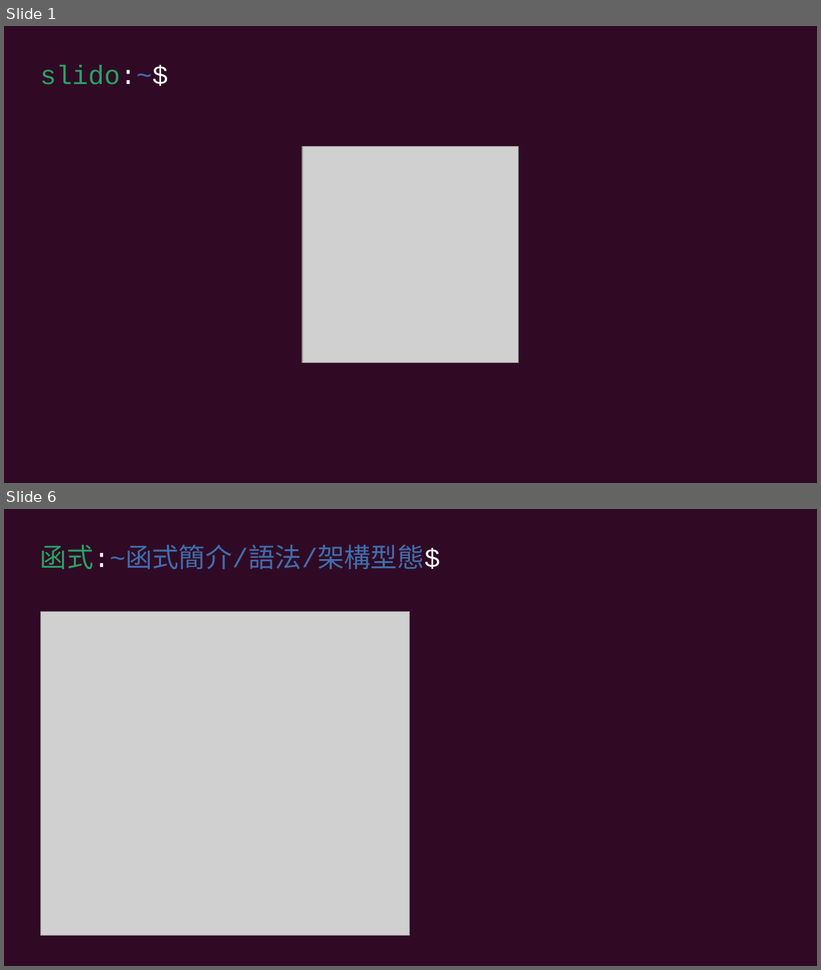
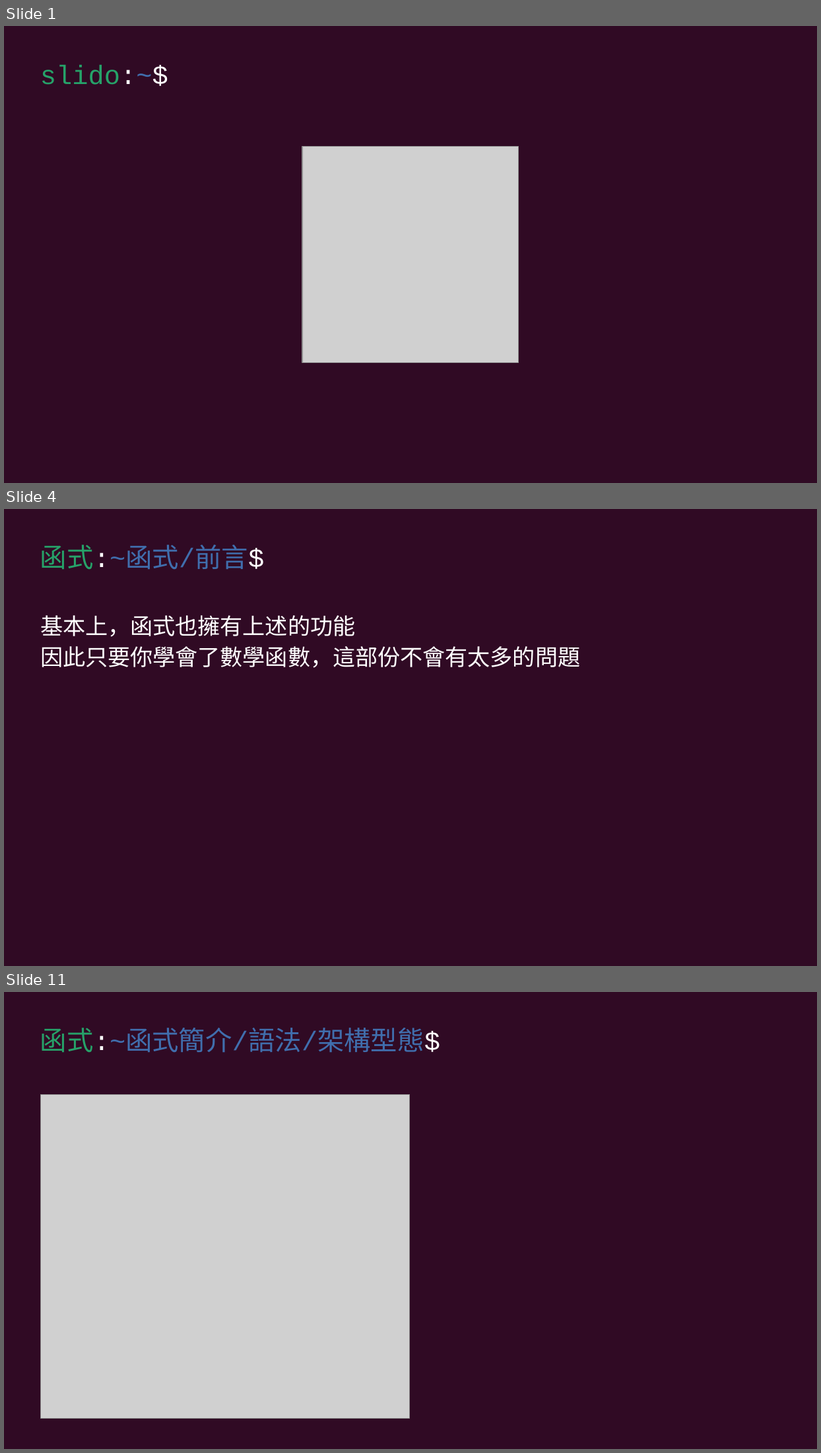
Before and after one commit to cyic-26th/presentations, a slide deck: 12.function/第十二次社課簡報.odp. Shown one above the other, each under a label of ours: slides 1 and 6 before the commit, slides 1, 4 and 11 after it; the slides between them are not shown. The pictures are 821x970 and 821x1453 pixels, drawn with LibreOffice and Linux fonts; fonts in the diff are those of the drawing; grey boxes stand for pictures. Boxes give left, top, right and bottom in pixels: in the first picture for what was removed or moved away, otherwise in the second. Text is boxed around its words. In the diff, an @@ line names an element or a change of style, - is before the commit and + after.

```diff
--- a/12.function/第十二次社課簡報.odp
+++ b/12.function/第十二次社課簡報.odp
@@ slide 4 added at (x1=4, y1=509, x2=817, y2=966), background #300A24 @@
@@ text added at (x1=40, y1=545, x2=264, y2=569), 26 pt, text #406EAD @@
+函式:~函式/前言$
@@ text added at (x1=40, y1=615, x2=580, y2=668), 22 pt, text #FFFFFF @@
+基本上，函式也擁有上述的功能
+因此只要你學會了數學函數，這部份不會有太多的問題
@@ what was slide 6 is now slide 11 @@
```
Also in this commit, not shown: 3 slides changed, 11 other slides added, 3 slides removed, 2 other files.
